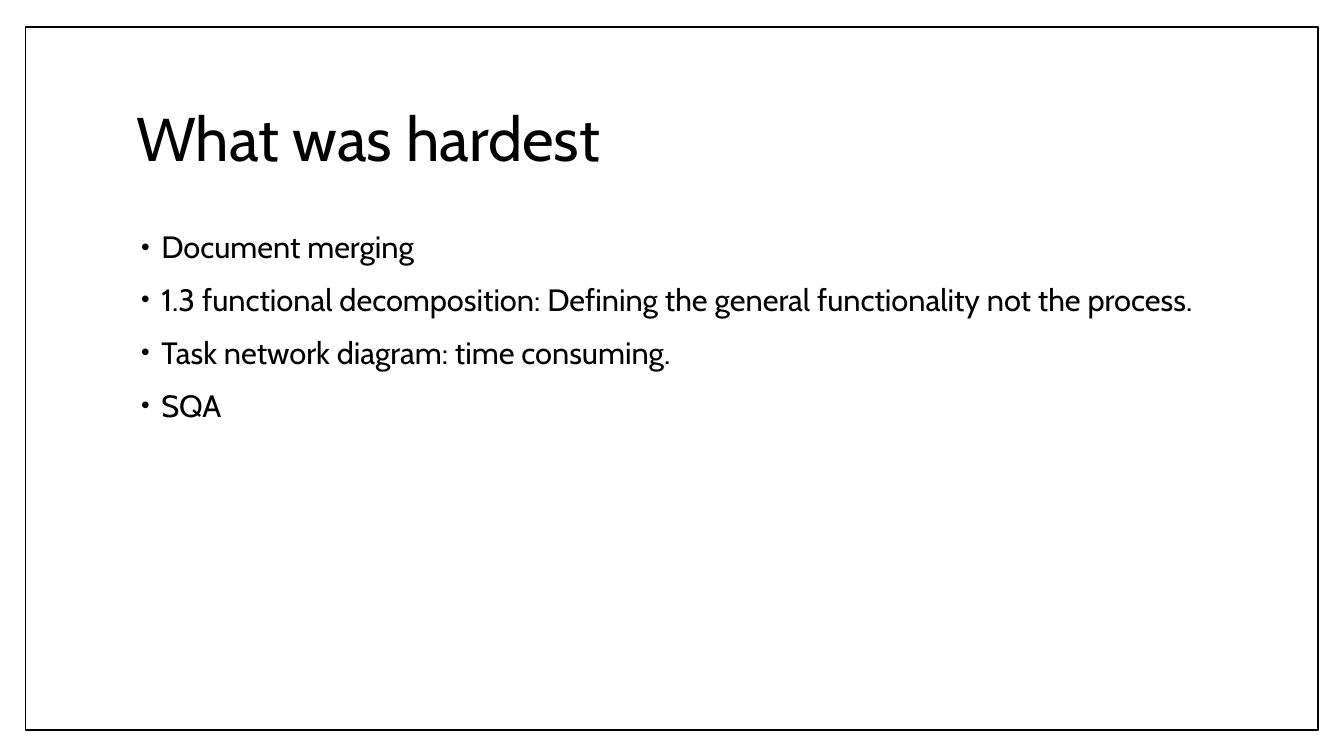
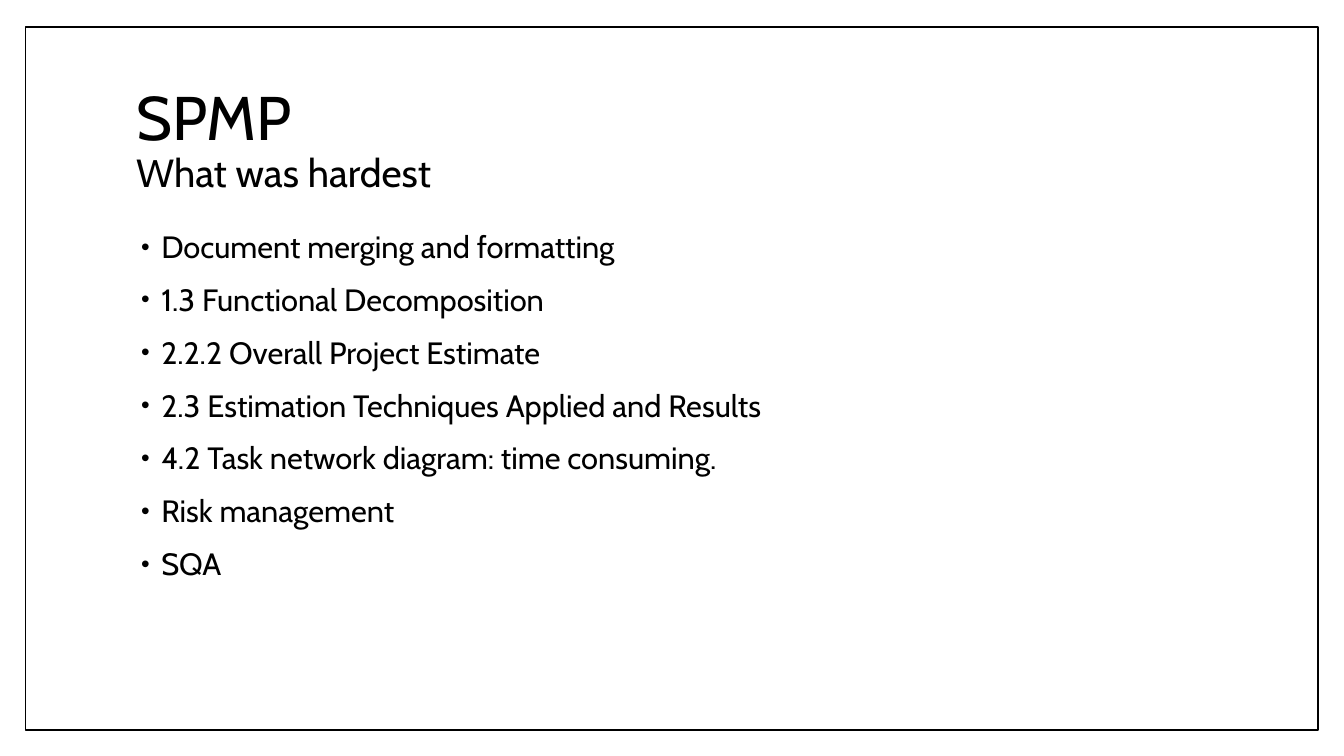
Before and after one commit to umdfeynman/umdfeynman, a slide deck: slide 16 of Work_In_Progress/CS/SPMP_Presentation.pptx (slide 14 before the commit). Drawn at 1344x756 pixels with LibreOffice and Linux fonts; fonts in the diff are those of the drawing. Boxes give left, top, right and bottom in pixels: in the first picture for what was removed or moved away, otherwise in the second. Text is boxed around its words. In the diff, an @@ line names an element or a change of style, - is before the commit and + after.

Commit message:
SPMP_Presentation

```diff
--- a/Work_In_Progress/CS/SPMP_Presentation.pptx
+++ b/Work_In_Progress/CS/SPMP_Presentation.pptx
@@ title at [136,96,431,188]: text changed; size 44 to 28 pt @@
-What was hardest
+SPMP
+What was hardest
@@ text at [161,235,761,529]: text changed @@
-• Document merging
-• 1.3 functional decomposition: Defining the general functionality not the process.
-• Task network diagram: time consuming.
+• Document merging and formatting
+• 1.3 Functional Decomposition
+• 2.2.2 Overall Project Estimate
+• 2.3 Estimation Techniques Applied and Results
+• 4.2 Task network diagram: time consuming.
+• Risk management
```
Also in this commit, not shown: 9 other slides changed, 7 slides added, 1 slide removed.
